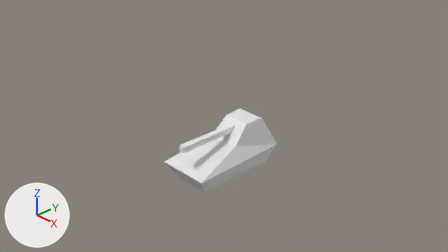
A saved change to the Blender file pingo/src/blender/stellar7.blend.
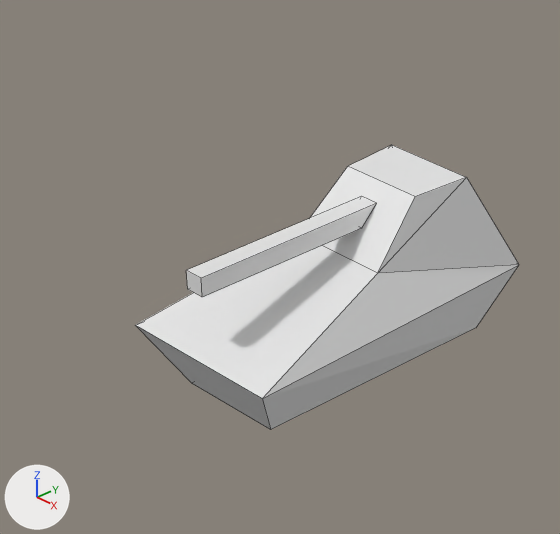
Old and new are each drawn from the file's camera 'Camera' and again close up on the part from 28% to 65% of the width and 26% to 89% of the height. Lighting does not change. The marker at lower left points along +X, +Y and +Z. The close-ups show mesh edges as thin lines.

The first close-up shows 'HeavyTank'.
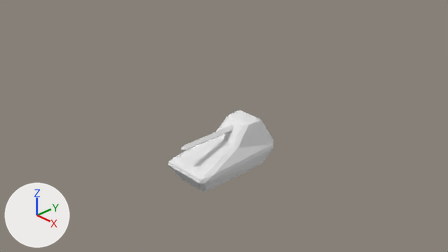
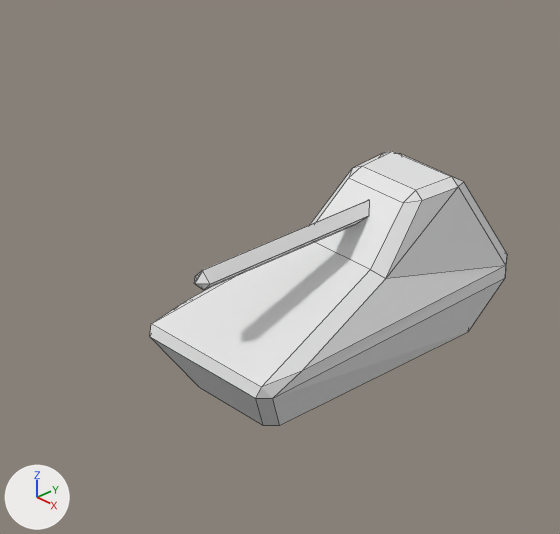
Commit message: beveled the heavy tank bc why not

The change, as JSON lines over the scene's bpy script:
```json
{"op": "add", "block": "ob_heavytank", "code": "_m = ob_heavytank.modifiers.new('Bevel', 'BEVEL')"}
{"op": "add", "block": "ob_heavytank", "code": "_m.width = 0.33"}
{"op": "add", "block": "ob_heavytank", "code": "_m.width_pct = 0.33"}
```

Changed parts and their boxes (x1, y1, x2, y2) in the close-ups (560 x 534 px):
```json
{"object": "HeavyTank", "change": "modifiers changed", "before": [136, 145, 519, 430], "after": [150, 151, 507, 425], "on screen": "7% narrower"}
```
